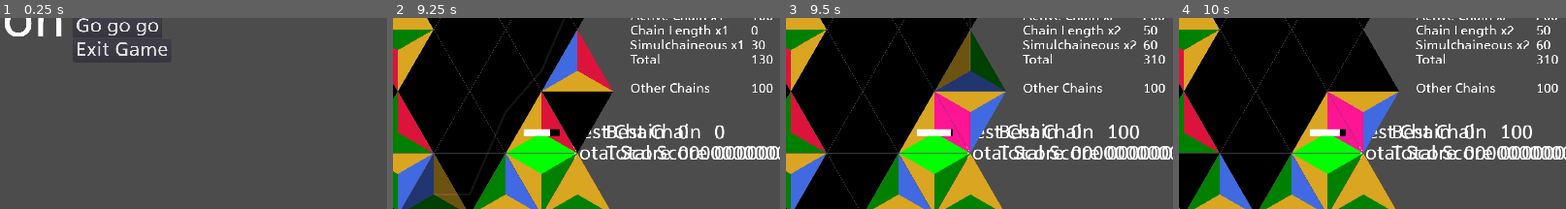
Above: before the commit, frames 1-4 (left to right).
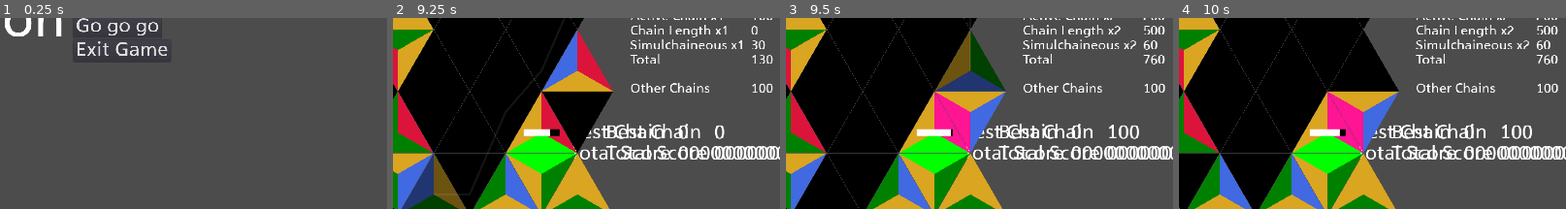
Above: after the commit, the same moments.

Repository: BoatsandJoes/tri-twist
Game: Godot game, scene res://scenes/ui/MainMenu.tscn
The game is run twice, just before and just after one commit, with the same random seed, the same clock (stepped at 60 frames per second) and the same inputs.
Inputs:
- Up to frame 1 (0.25 s): no input
- Up to frame 2 (9.25 s): click "Go go go" at 0.5 s; tap Enter (ui_accept) at 1.25, 1.52, 2.27, 3.77, 4.52, 5.27, 6.77, 7.52, 8.27 s; hold Keypad 6 (clockwise) 1.28-2.03 s; hold Up (ui_up) 1.28-2.78 s; tap Keypad 7 (counterclockwise) every 1.5 s from 2.1 to 8.1 s; hold Keypad 6 (clockwise) 2.78-3.53 s; hold A (left) 2.78-4.28 s; hold Down (ui_down) 4.28-5.03 s; hold Keypad 6 (clockwise) 4.28-5.03 s; hold D (right) 5.03-5.78 s; hold Up (ui_up) 5.78-6.53 s; hold Keypad 6 (clockwise) 5.78-6.53 s; hold D (right) 6.53-8.78 s; hold Keypad 6 (clockwise) 7.28-8.03 s; hold Down (ui_down) from 8.78 s (still down); hold Keypad 6 (clockwise) from 8.78 s (still down)
- Up to frame 3 (9.5 s): keep holding Down (ui_down); keep holding Keypad 6 (clockwise)
- Up to frame 4 (10 s): release Down (ui_down) at 9.53 s; release Keypad 6 (clockwise) at 9.53 s; hold A (left) from 9.53 s (still down); tap Keypad 7 (counterclockwise) at 9.6 s; tap Enter (ui_accept) at 9.77 s
The pictures show only the part of the screen within x 43-92%, y 47-97%; the shares and areas given below are measured in that part.

Frames 1-2 are identical in both runs. In frame 3, 0.2% of the frame differs, in the area x 92-98%, y 4-25%; in frame 4, 0.2%.

Commit message:
Made chain length bonus way bigger. This makes mashing relatively weaker.

Diff:
--- a/scenes/ui/ComboDisplay.gd
+++ b/scenes/ui/ComboDisplay.gd
@@ -12,7 +12,7 @@
 var quickChainLinkScore = 150
 var activeChainLinkScore = 100
 var sequentialChainLinkScore = 100
-var chainLengthBonusScore = 50
+var chainLengthBonusScore = 500
 var twoTrickScore = 300
 var hatTrickScore = 900
 var simulchaineousScore = 30
Not shown, changed: notes/notes.txt
